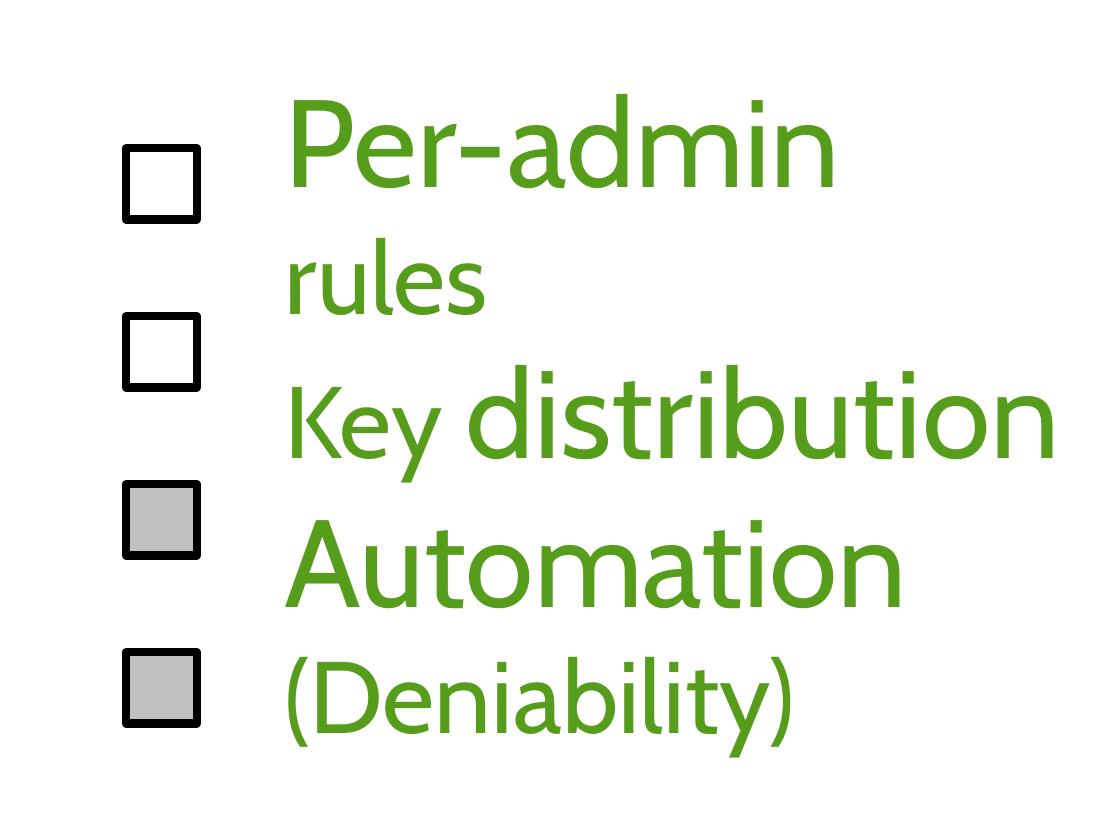
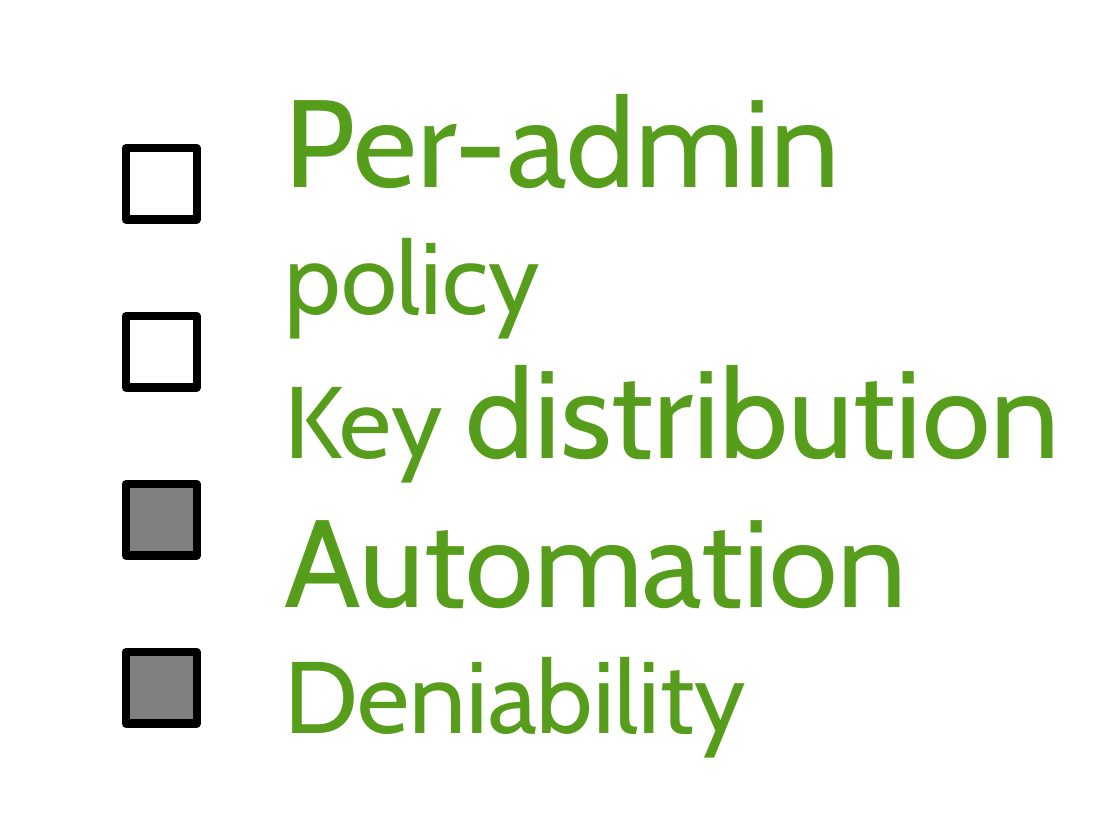
Before and after one commit to arver/arver, a slide deck: slide 15 of presentation/28c3.odp (slide 16 before the commit). Drawn at 1120x840 pixels with LibreOffice and Linux fonts; fonts in the diff are those of the drawing. Boxes give left, top, right and bottom in pixels: in the first picture for what was removed or moved away, otherwise in the second. Text is boxed around its words. In the diff, an @@ line names an element or a change of style, - is before the commit and + after.

```diff
--- a/presentation/28c3.odp
+++ b/presentation/28c3.odp
@@ title at <box>284,94,1059,755</box>: text changed @@
-Per-admin rules
-Key distribution
-Automation
-(Deniability)
+Per-admin policy
+Key distribution
+Automation
+Deniability
@@ rectangle at <box>126,485,197,556</box>: fill #C0C0C0 to #808080 @@
@@ rectangle at <box>126,652,197,724</box>: fill #C0C0C0 to #808080 @@
```
Also in this commit, not shown: 8 other slides changed, 4 slides added, 3 slides removed, 1 other file.
